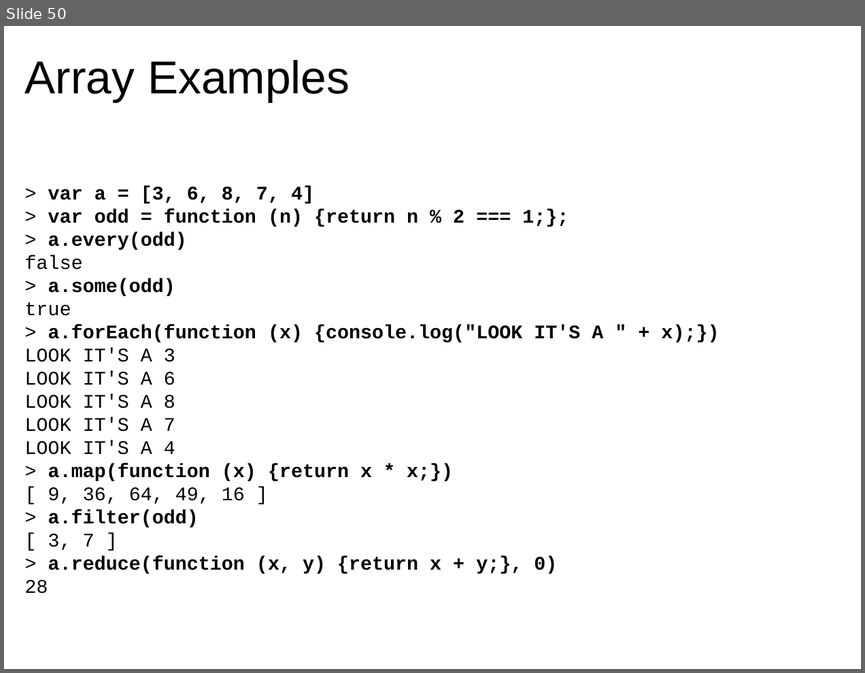
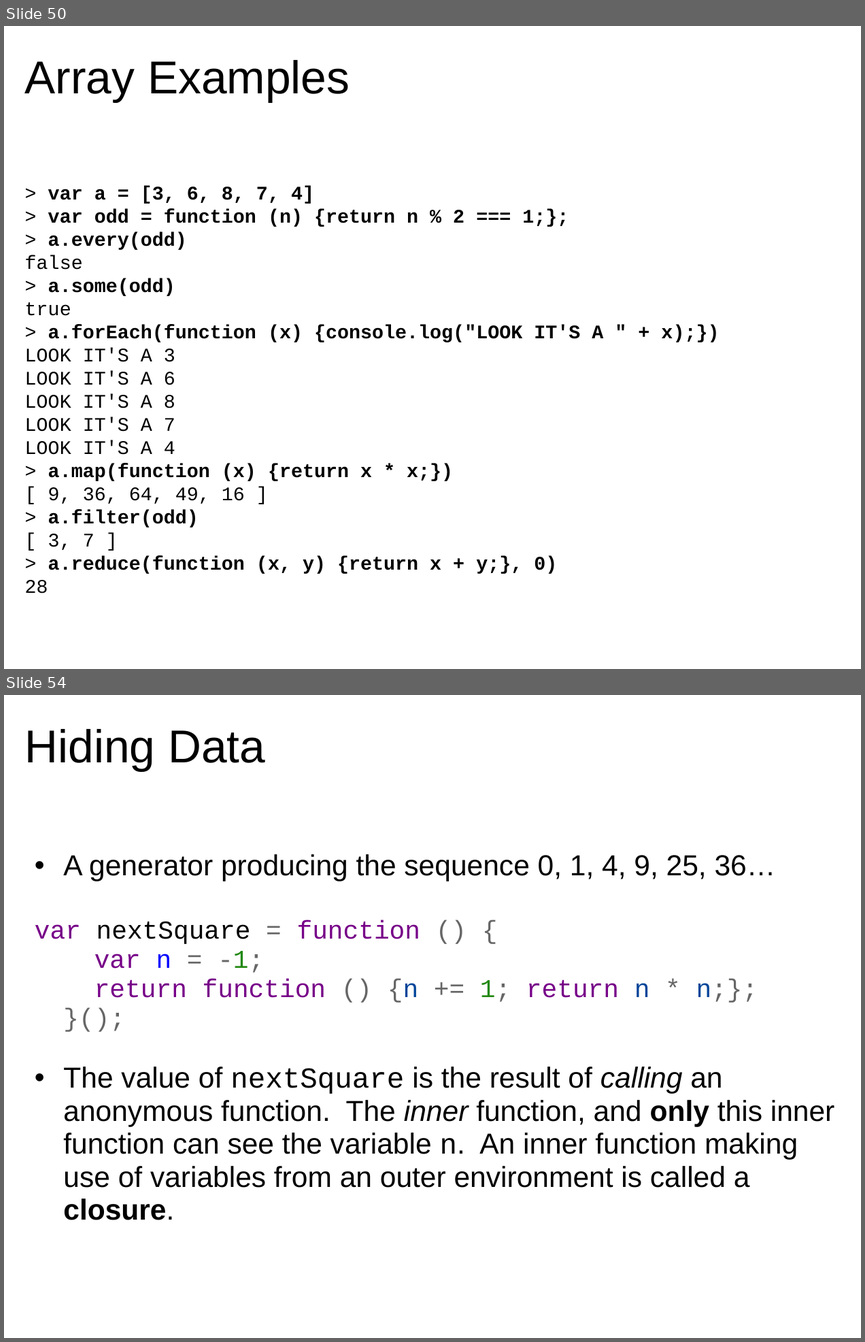
Before and after one commit to dondi/javascript-book, a slide deck: presentations/Chapter_5_Presentation.ppt. Shown one above the other, each under a label of ours: slide 50 before the commit, slides 50 and 54 after it; the slides between them are not shown. The pictures are 865x673 and 865x1342 pixels, drawn with LibreOffice and Linux fonts; fonts in the diff are those of the drawing; background and template pictures are left out. Boxes give left, top, right and bottom in pixels: in the first picture for what was removed or moved away, otherwise in the second. Text is boxed around its words. In the diff, an @@ line names an element or a change of style, - is before the commit and + after.

```diff
--- a/presentations/Chapter_5_Presentation.ppt
+++ b/presentations/Chapter_5_Presentation.ppt
@@ slide 54 added at [4,695,861,1338], background picture (left out) @@
@@ title added at [25,729,265,771], 43 pt, text #000000 @@
+Hiding Data
@@ text added at [35,854,835,1220], 27 pt, text #000000 @@
+  • A generator producing the sequence 0, 1, 4, 9, 25, 36…
+  var nextSquare = function () {
+  var n = -1;
+  return function () {n += 1; return n * n;};
+  }();
+  • The value of nextSquare is the result of calling an anonymous function. The inner function, and only this inner function can see the variable n. An inner function making use of variables from an outer environment is called a closure.
```
Also in this commit, not shown: 8 slides changed, 7 other slides added, 3 slides removed.
